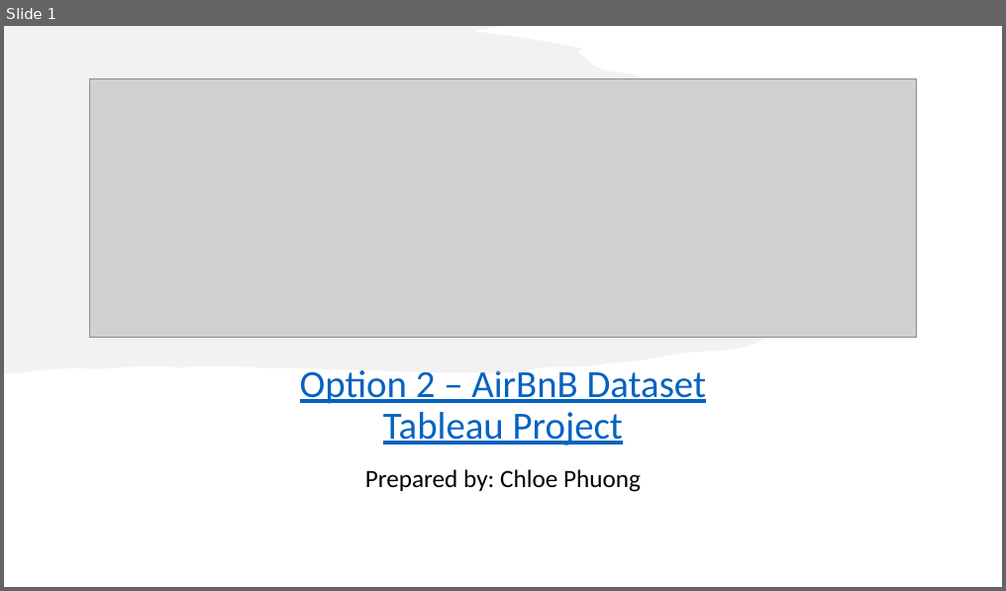
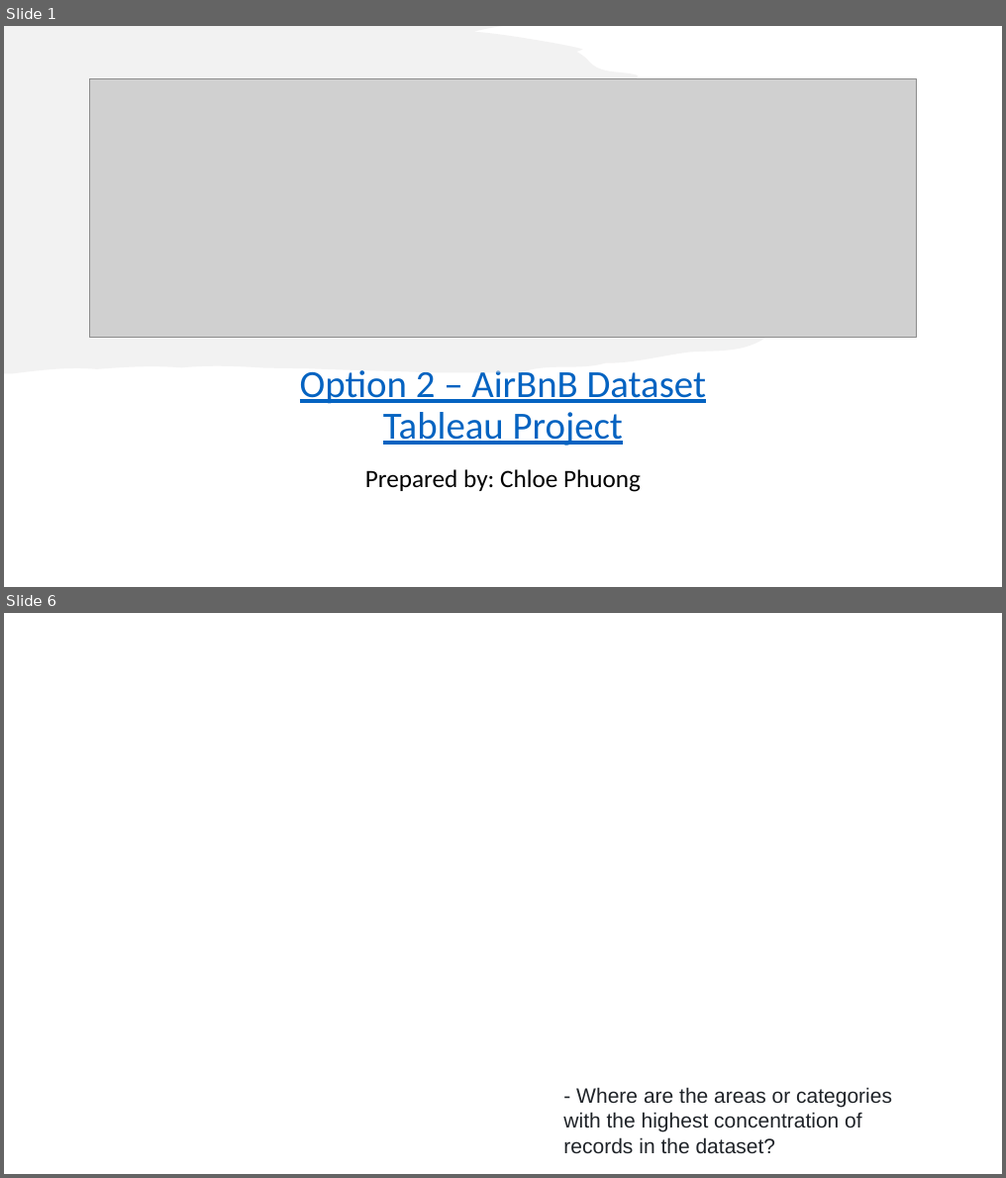
Before and after one commit to chloephuong/LHL-Final-Project-Tableau, a slide deck: Tableau Presentation File - Option 2 - AirBnB Dataset - Chloe Phuong.pptx. Shown one above the other, each under a label of ours: slide 1 before the commit, slides 1 and 6 after it; the slides between them are not shown. The pictures are 1006x591 and 1006x1178 pixels, drawn with LibreOffice and Linux fonts; fonts in the diff are those of the drawing; grey boxes stand for pictures; background and template pictures are left out. Boxes give left, top, right and bottom in pixels: in the first picture for what was removed or moved away, otherwise in the second. Text is boxed around its words. In the diff, an @@ line names an element or a change of style, - is before the commit and + after.

```diff
--- a/Tableau Presentation File - Option 2 - AirBnB Dataset - Chloe Phuong.pptx
+++ b/Tableau Presentation File - Option 2 - AirBnB Dataset - Chloe Phuong.pptx
@@ slide 6 added at [4,613,1002,1174], background picture (left out) @@
@@ text added at [563,1087,892,1155], 20 pt, text #1F2328 @@
+- Where are the areas or categories with the highest concentration of records in the dataset?
```
Also in this commit, not shown: 6 other slides added, 5 slides removed.
